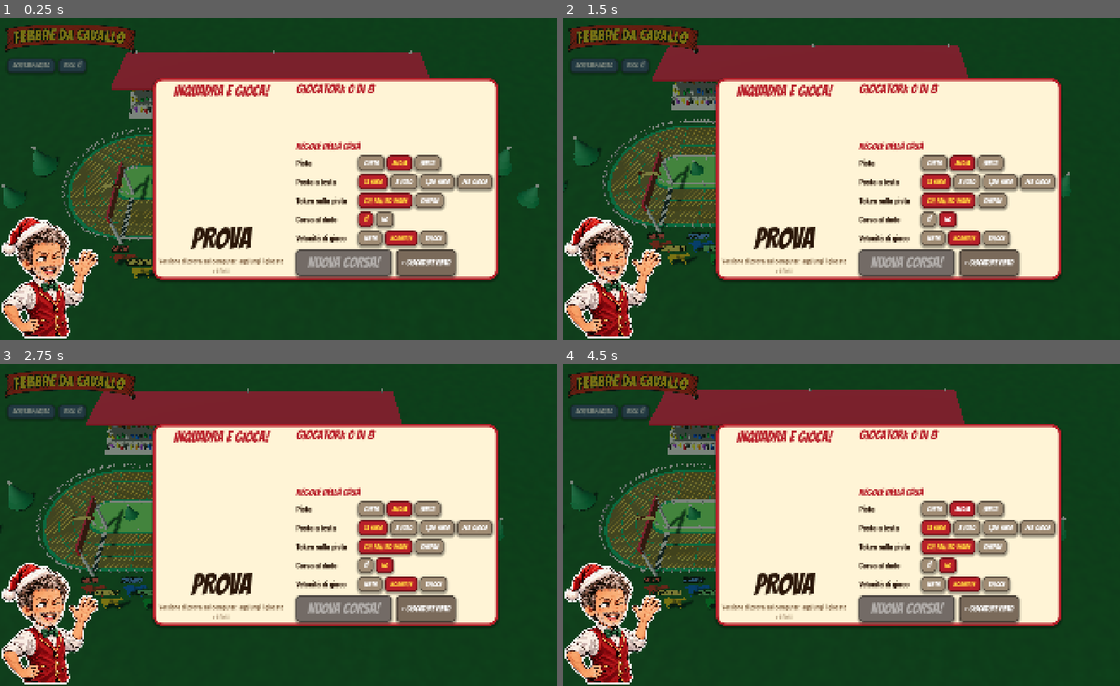
Above: before the commit, frames 1-4 (two rows, left to right).
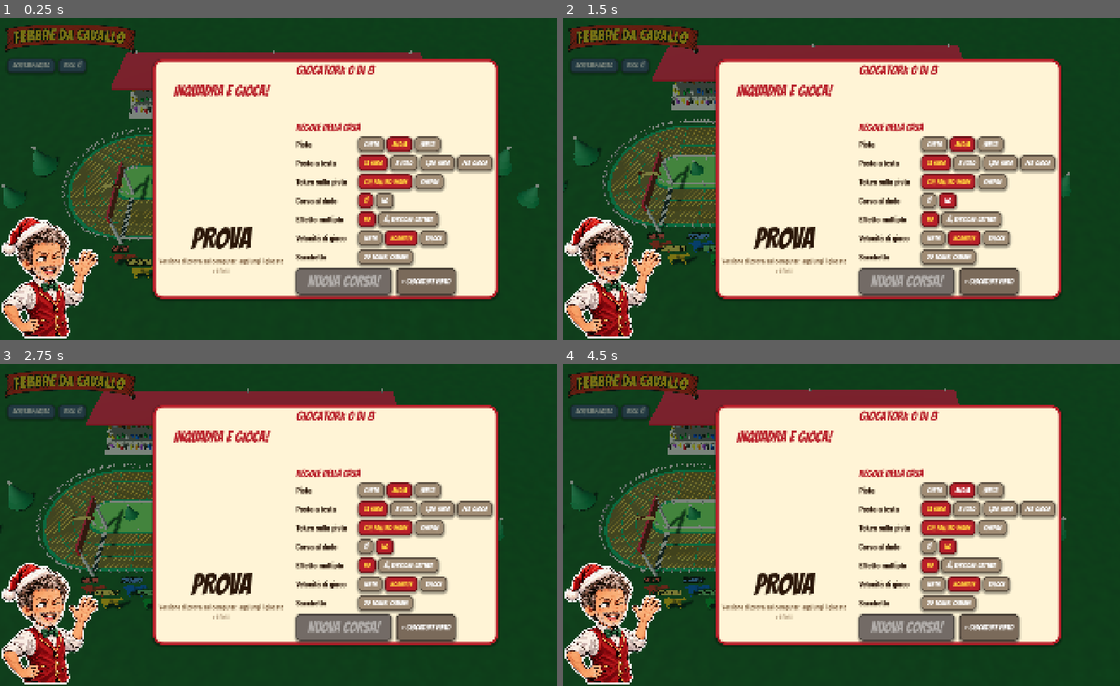
Above: after the commit, the same moments.

Repository: Tannoiser2/Febbre-da-Cavallo
Game: Godot game, scene res://scenes/main.tscn
The game is run twice, just before and just after one commit, with the same random seed, the same clock (stepped at 60 frames per second) and the same inputs.
Inputs:
- Up to frame 1 (0.25 s): no input
- Up to frame 2 (1.5 s): click "no" at 0.5 s; click "no" at 1.25 s
- Up to frame 3 (2.75 s): click "Schermo intero" at 2 s
- Up to frame 4 (4.5 s): click "Voce: sì" at 2.75 s; click "corta" at 3.5 s; click "media" at 4.25 s

The runs differ from the first frame. In frame 1, 16% of the frame differs, in the area x 27-90%, y 12-88%; in frame 2, 16%; in frame 3, 16%; in frame 4, 16%.

Commit message:
Codice nuovo a ogni apertura della TV; i token restano sulla pista (via solo con Spazzata, Volata a tre e Azzoppato); sacchetto configurabile; effetto multiplo (versione cattiva) con ogni token una volta per catena [pubblica]
Co-Authored-By: Claude Opus 5.5 <noreply@anthropic.com>
Claude-Session: https://claude.ai/code/session_01KonsJhTq9AB1weuGh43qVc

Diff:
--- a/scripts/interfaccia.gd
+++ b/scripts/interfaccia.gd
@@ -42,6 +42,9 @@
 var sala_parti: Button
 var sala_bot: Button
 var sala_riprendi: Button
+var bt_sacchetto: Button
+var sacchetto_box: Control
+var sacchetto_righe := {}
 var sala_opzioni := {}
 var pile_box: Control
 var pile_celle := []
@@ -526,7 +529,18 @@
 	_opzione(dx, "posta", "Posta a testa", [["15 euro", 15.0], ["3 euro", 3.0], ["1,50 euro", 1.5], ["per gioco", 0.0]], 15.0)
 	_opzione(dx, "token", "Token sulla pista", [["col pallino verde", false], ["sempre", true]], false)
 	_opzione(dx, "corsa_dado", "Corsa al dado", [["sì", true], ["no", false]], true)
+	_opzione(dx, "cattiva", "Effetto multiplo", [["no", false], ["sì, versione cattiva", true]], false)
 	_opzione(dx, "velocita", "Velocità di gioco", [["lenta", 0.7], ["normale", 1.0], ["veloce", 1.8]], 1.0)
+	var rs := HBoxContainer.new()
+	rs.add_theme_constant_override("separation", 8)
+	var ls := etichetta("Sacchetto", f_testo, 28, SCURO)
+	ls.custom_minimum_size = Vector2(200, 0)
+	rs.add_child(ls)
+	bt_sacchetto = bottone("20 token: cambia", 24, Color("#a08c74"))
+	bt_sacchetto.pressed.connect(func(): sacchetto_box.visible = true)
+	rs.add_child(bt_sacchetto)
+	dx.add_child(rs)
+	_crea_sacchetto()
 	var hb := HBoxContainer.new()
 	hb.add_theme_constant_override("separation", 16)
 	dx.add_child(hb)
@@ -565,6 +579,77 @@
 		r.add_child(b)
 	sala_opzioni[chiave] = bs
 	dove.add_child(r)
+
+## Finestra per scegliere quanti token di ogni tipo ci sono nel sacchetto
+func _crea_sacchetto() -> void:
+	sacchetto_box = ColorRect.new()
+	(sacchetto_box as ColorRect).color = Color(0, 0, 0, 0.5)
+	sacchetto_box.set_anchors_preset(Control.PRESET_FULL_RECT)
+	sacchetto_box.visible = false
+	sala.add_child(sacchetto_box)
+	var p := PanelContainer.new()
+	p.add_theme_stylebox_override("panel", stile(CREMA, ROSSO, 26, 7))
+	p.anchor_left = 0.5
+	p.anchor_right = 0.5
+	p.anchor_top = 0.5
+	p.anchor_bottom = 0.5
+	p.grow_horizontal = Control.GROW_DIRECTION_BOTH
+	p.grow_vertical = Control.GROW_DIRECTION_BOTH
+	sacchetto_box.add_child(p)
+	var v := VBoxContainer.new()
+	v.add_theme_constant_override("separation", 10)
+	p.add_child(v)
+	var t := etichetta("I TOKEN NEL SACCHETTO", f_titolo, 46, ROSSO)
+	t.horizontal_alignment = HORIZONTAL_ALIGNMENT_CENTER
+	v.add_child(t)
+	var g := GridContainer.new()
+	g.columns = 2
+	g.add_theme_constant_override("h_separation", 40)
+	g.add_theme_constant_override("v_separation", 6)
+	v.add_child(g)
+	for tipo in Dati.TOKEN:
+		var r := HBoxContainer.new()
+		r.add_theme_constant_override("separation", 10)
+		var ic := TextureRect.new()
+		ic.texture = load("res://assets/token/%s.png" % tipo)
+		ic.expand_mode = TextureRect.EXPAND_IGNORE_SIZE
+		ic.custom_minimum_size = Vector2(54, 54)
+		r.add_child(ic)
+		var n := etichetta(Dati.TOKEN[tipo]["nome"], f_testo, 28, SCURO)
+		n.custom_minimum_size = Vector2(190, 0)
+		r.add_child(n)
+		var meno := bottone("-", 30, Color("#a08c74"))
+		meno.custom_minimum_size = Vector2(54, 50)
+		meno.pressed.connect(func(): comando.emit("sacchetto", [tipo, -1]))
+		r.add_child(meno)
+		var q := etichetta("0", f_titolo, 36, SCURO)
+		q.custom_minimum_size = Vector2(44, 0)
+		q.horizontal_alignment = HORIZONTAL_ALIGNMENT_CENTER
+		r.add_child(q)
+		var piu := bottone("+", 30, Color("#a08c74"))
+		piu.custom_minimum_size = Vector2(54, 50)
+		piu.pressed.connect(func(): comando.emit("sacchetto", [tipo, 1]))
+		r.add_child(piu)
+		g.add_child(r)
+		sacchetto_righe[tipo] = q
+	var hb := HBoxContainer.new()
+	hb.alignment = BoxContainer.ALIGNMENT_CENTER
+	hb.add_theme_constant_override("separation", 24)
+	var rip := bottone("Come nel gioco", 28, Color("#7a6a5a"))
+	rip.pressed.connect(func(): comando.emit("sacchetto", ["", 0]))
+	hb.add_child(rip)
+	var ok := bottone("FATTO", 36, Color("#1d7a3a"))
+	ok.pressed.connect(func(): sacchetto_box.visible = false)
+	hb.add_child(ok)
+	v.add_child(hb)
+
+func aggiorna_sacchetto(m: Motore) -> void:
+	var tot := 0
+	for tipo in Dati.TOKEN:
+		var q := m.quanti_token(tipo)
+		tot += q
+		(sacchetto_righe[tipo] as Label).text = str(q)
+	bt_sacchetto.text = "%d token: cambia" % tot
 
 func imposta_opzione(chiave: String, valore) -> void:
 	for b in sala_opzioni.get(chiave, []):
--- a/scripts/main.gd
+++ b/scripts/main.gd
@@ -51,16 +51,16 @@
 	ui.mostra_sala(true)
 	ui.aggiorna_sala(m)
 	ui.aggiorna_classifica(m)
+	ui.aggiorna_sacchetto(m)
 	if rete.web:
+		# ogni volta che si apre la TV la stanza è nuova (codice nuovo): i telefoni della serata
+		# precedente restano fuori. Solo "Riprendi" torna alla stanza della corsa interrotta.
 		_salvata = rete.carica("fdc_partita")
-		var cod := ""
 		if _salvata != "":
 			var s = JSON.parse_string(_salvata)
-			if s is Dictionary and s.get("fase", "") == "corsa":
-				cod = s.get("codice", "")
-			else:
+			if not (s is Dictionary and s.get("fase", "") == "corsa"):
 				_salvata = ""
-		rete.avvia(cod)
+		rete.avvia("")
 		if _salvata != "":
 			ui.sala_riprendi.visible = true
 			ui.sala_riprendi.text = "RIPRENDI LA CORSA\nINTERROTTA"
@@ -147,8 +147,17 @@
 					m.cfg["corsa_dado"] = bool(v)
 				"velocita":
 					imposta_velocita(float(v))
+				"cattiva":
+					m.cfg["cattiva"] = bool(v)
 			_sporco = true
 			ui.aggiorna_classifica(m)
+		"sacchetto":
+			var t: String = valore[0]
+			if t == "":
+				m.cfg["sacchetto"] = {}
+			else:
+				m.cfg["sacchetto"][t] = clampi(m.quanti_token(t) + int(valore[1]), 0, 6)
+			ui.aggiorna_sacchetto(m)
 		"voce":
 			vista.voce_attiva = not vista.voce_attiva
 			rete.voce(vista.voce_attiva)
@@ -187,6 +196,12 @@
 	if not (s is Dictionary):
 		return
 	_in_gioco = true
+	var cod: String = s.get("codice", "")
+	if cod != "":
+		rete.avvia(cod)
+		var t0 := Time.get_ticks_msec()
+		while rete.codice != cod and Time.get_ticks_msec() - t0 < 8000:
+			await get_tree().process_frame
 	m.carica(s["motore"])
 	if m.cfg.has("velocita"):
 		imposta_velocita(float(m.cfg["velocita"]))
--- a/scripts/motore.gd
+++ b/scripts/motore.gd
@@ -17,6 +17,8 @@
 	"posta": 15.0,          # euro a testa per corsa
 	"token_sempre": false,  # true: i token sulla pista scattano anche senza pallino verde
 	"corsa_dado": true,     # a volte più dadi e corsa a prenderli
+	"cattiva": false,       # effetto multiplo: se un token porta il cavallo su un altro token, scatta anche quello
+	"sacchetto": {},        # quanti token di ogni tipo (vuoto = quelli del gioco)
 }
 
 # stato
@@ -39,7 +41,7 @@
 var risultati := []         # alla fine: {uid, nome, quote, premio, talloncini}
 var _pid := 0
 var registro := []          # ultime cose successe (per i test)
-var in_mano := 0            # token tolto dalla pista mentre si sceglie dove rimetterlo
+var in_mano := 0            # token pescato non ancora rimesso a posto (per i controlli dei test)
 
 func _init() -> void:
 	pista = Pista.new(cfg["rettilinei"])
@@ -83,7 +85,7 @@
 	for i in 8:
 		cavalli.append({"id": i, "cella": Pista.PARTENZA, "attivo": true, "zoppo": false, "cella_zoppo": -1})
 	token = {}
-	sacchetto = Dati.sacchetto_pieno()
+	sacchetto = sacchetto_iniziale()
 	sacchetto.shuffle()
 	vincitore = -1
 	n_turno = 0
@@ -105,6 +107,16 @@
 		perm.shuffle()
 		for p in 8:
 			pile[p].append({"c": perm[p], "q": q})
+
+func quanti_token(t: String) -> int:
+	return int(cfg["sacchetto"].get(t, Dati.TOKEN[t]["n"]))
+
+func sacchetto_iniziale() -> Array:
+	var l := []
+	for t in Dati.TOKEN:
+		for i in quanti_token(t):
+			l.append(t)
+	return l
 
 ## Una corsa intera: pile, partenza, turni fino al traguardo, svelamento.
 func gioca_corsa() -> void:
@@ -412,40 +424,20 @@
 			return c
 	return -1
 
-## Dove si può spostare un token già in pista: la colonna subito avanti o subito dietro (se libere).
-## Si resta nella stessa corsia quando si può.
-func _vicine_per_token(tc: int) -> Array:
-	var avanti := -1
-	var dietro := -1
-	var s0: float = pista.celle[tc]["s"]
-	for a in pista.adiacenti[tc]:
-		if pista.colonna[tc].has(a) or token_nella_colonna(a, tc) >= 0:
-			continue
-		var ds: float = pista.celle[a]["s"] - s0
-		if ds > pista.lunghezza / 2.0:
-			ds -= pista.lunghezza
-		elif ds < -pista.lunghezza / 2.0:
-			ds += pista.lunghezza
-		var stessa: bool = pista.celle[a]["corsia"] == pista.celle[tc]["corsia"]
-		if ds > 0 and (avanti < 0 or stessa):
-			avanti = a
-		elif ds < 0 and (dietro < 0 or stessa):
-			dietro = a
-	var l := []
-	if avanti >= 0:
-		l.append(avanti)
-	if dietro >= 0:
-		l.append(dietro)
-	return l
-
-func risolvi_casella(uid: String, cid: int, verde: bool, origine: int, prof: int) -> void:
+## Un cavallo arriva in una colonna: se c'è un token (o col pallino verde se ne pesca uno) scatta l'effetto.
+## I token restano sulla pista; tornano nel sacchetto solo la Volata a tre e l'Azzoppato quando un cavallo
+## ci capita sopra, e quelli dietro l'ultimo cavallo con la Spazzata.
+## "visti": i token già scattati in questa catena (opzione cattiva), così ognuno vale una volta sola.
+func risolvi_casella(uid: String, cid: int, verde: bool, origine: int, prof: int, visti := {}) -> void:
 	var cella: int = cavalli[cid]["cella"]
-	if cella < 0 or prof > 3:
+	if cella < 0 or prof > 12 or cavalli[cid]["zoppo"]:
 		return
 	var tipo := ""
 	var esistente := false
 	var tc := token_nella_colonna(cella)
 	if tc >= 0:
+		if visti.has(tc):
+			return
 		if verde or cfg["token_sempre"] or prof > 0:
 			tipo = token[tc]
 			esistente = true
@@ -456,6 +448,7 @@
 		tc = cella
 	if tipo == "":
 		return
+	visti[tc] = true
 	_log("token %s %s su %d" % [tipo, "esistente" if esistente else "pescato", tc])
 	await v.token_rivela(tipo, tc, esistente)
 	await v.dici(Dati.TOKEN[tipo]["nome"] + "! " + Dati.TOKEN[tipo]["testo"], "sussurra")
@@ -464,37 +457,34 @@
 		var altri := Dati.TOKEN.keys().filter(func(t): return t != "sorpresa" and t != "allarme")
 		efficace = altri[randi() % altri.size()]
 		await v.dici("La sorpresa è... " + Dati.TOKEN[efficace]["nome"] + "! " + Dati.TOKEN[efficace]["testo"], "occhiolino")
-	# dove va il token dopo l'effetto
-	if not esistente:
-		if tipo != "allarme":
-			token[tc] = tipo
-	await applica(uid, cid, efficace, origine, prof, tc)
-	if esistente and token.get(tc, "") == tipo:
-		if tipo in ["tre", "azzoppato", "allarme"]:
-			token.erase(tc)
-			sacchetto.append(tipo)
-			sacchetto.shuffle()
-			await v.token_via([tc])
-		else:
-			var libere := _vicine_per_token(tc)
-			token.erase(tc)
-			in_mano = 1
-			if libere.is_empty():
-				sacchetto.append(tipo)
-				sacchetto.shuffle()
-				in_mano = 0
-				await v.token_via([tc])
-			else:
-				var dove: int = libere[0]
-				if libere.size() > 1:
-					dove = await chiedi_casella(uid, "Dove sposti il token " + Dati.TOKEN[tipo]["nome"] + "?", libere, tc, {"scopo": "sposta_token", "token": tipo})
-				token[dove] = tipo
-				in_mano = 0
-				await v.token_sposta(tc, dove, tipo)
+	if not esistente and tipo != "allarme":
+		token[tc] = tipo
+	elif not esistente:
+		in_mano = 1   # la Spazzata pescata è in mano finché non torna nel sacchetto
+	elif esistente and tipo in ["tre", "azzoppato"]:
+		token.erase(tc)
+		sacchetto.append(tipo)
+		sacchetto.shuffle()
+		await v.token_via([tc])
+	cambiato.emit()
+	await applica(uid, cid, efficace, origine, prof, tc, visti)
 	cambiato.emit()
 	await v.aggiorna()
 
-func applica(uid: String, cid: int, tipo: String, origine: int, prof: int, cella_token: int) -> void:
+## Opzione cattiva: dopo uno spostamento dovuto a un token, se il cavallo è finito su un altro token scatta anche quello
+func _catena(uid: String, cid: int, origine: int, prof: int, visti: Dictionary) -> void:
+	if not cfg["cattiva"] or vincitore >= 0:
+		return
+	var c: Dictionary = cavalli[cid]
+	if c["zoppo"] or c["cella"] < 0:
+		return
+	var tc := token_nella_colonna(c["cella"])
+	if tc < 0 or visti.has(tc):
+		return
+	await v.dici("Effetto multiplo! Un altro token...", "sorpreso")
+	await risolvi_casella(uid, cid, false, origine, prof + 1, visti)
+
+func applica(uid: String, cid: int, tipo: String, origine: int, prof: int, cella_token: int, visti := {}) -> void:
 	var c: Dictionary = cavalli[cid]
 	match tipo:
 		"piu1", "piu2", "piu3":
@@ -506,10 +496,12 @@
 			var da: int = c["cella"]
 			var dest := await chiedi_destinazione(uid, cid, d, "Dove si ferma " + Dati.nome(cid) + "?")
 			await muovi(cid, da, dest, d, true)
-			if vincitore < 0 and dest >= 0 and token_nella_colonna(dest) >= 0 and cfg["token_sempre"]:
-				await risolvi_casella(uid, cid, false, da, prof + 1)
+			await _catena(uid, cid, da, prof, visti)
 		"supera":
+			var da: int = c["cella"]
 			await _supera(uid, cid)
+			if c["cella"] != da:
+				await _catena(uid, cid, da, prof, visti)
 		"attiva":
 			var scelte := []
 			for x in cavalli:
@@ -559,6 +551,9 @@
 				await muovi(k, da, dest, d2, true)
 				if vincitore >= 0:
 					return
+				await _catena(uid, k, da, prof, visti)
+				if vincitore >= 0:
+					return
 		"indietro":
 			if origine == c["cella"]:
 				return
@@ -569,6 +564,8 @@
 			c["cella"] = origine
 			await v.muovi(cid, [da, origine], da)
 			await v.dici(Dati.nome(cid) + " torna da dove era partito!", "sorpreso")
+			# di regola il token della casella di partenza non conta; con l'effetto multiplo sì
+			await _catena(uid, cid, da, prof, visti)
 		"salta":
 			salta_prossimo = true
 			await v.dici("Il prossimo giocatore estratto salterà il turno!", "occhiolino")
@@ -593,6 +590,7 @@
 				sacchetto.append(token[t])
 				token.erase(t)
 			sacchetto.append("allarme")
+			in_mano = 0
 			sacchetto.shuffle()
 			await v.token_via(via)
 			await v.dici("Spazzata! %d token tornano nel sacchetto." % (via.size() + 1), "ride")
--- a/tests/sim.gd
+++ b/tests/sim.gd
@@ -38,6 +38,9 @@
 		var m := Motore.new()
 		m.cfg["rettilinei"] = [2, 4, 6][i % 3]
 		m.cfg["token_sempre"] = i % 2 == 0
+		m.cfg["cattiva"] = i % 4 < 2
+		if i % 5 == 0:
+			m.cfg["sacchetto"] = {"piu3": 4, "indietro": 4, "tre": 3, "azzoppato": 3, "allarme": 0}
 		m.v = VistaVuota.new()
 		var io := IOBot.new()
 		io.motore = m
@@ -79,6 +82,6 @@
 				print("due cavalli sulla casella ", c["cella"], " ", m.registro.slice(-6))
 			occ[c["cella"]] = true
 	var n: int = m.sacchetto.size() + m.token.size() + m.in_mano
-	if n != 20:
+	if n != m.sacchetto_iniziale().size():
 		_err += 1
-		print("token: %d invece di 20 " % n, m.registro.slice(-4))
+		print("token: %d invece di %d " % [n, m.sacchetto_iniziale().size()], m.registro.slice(-4))
